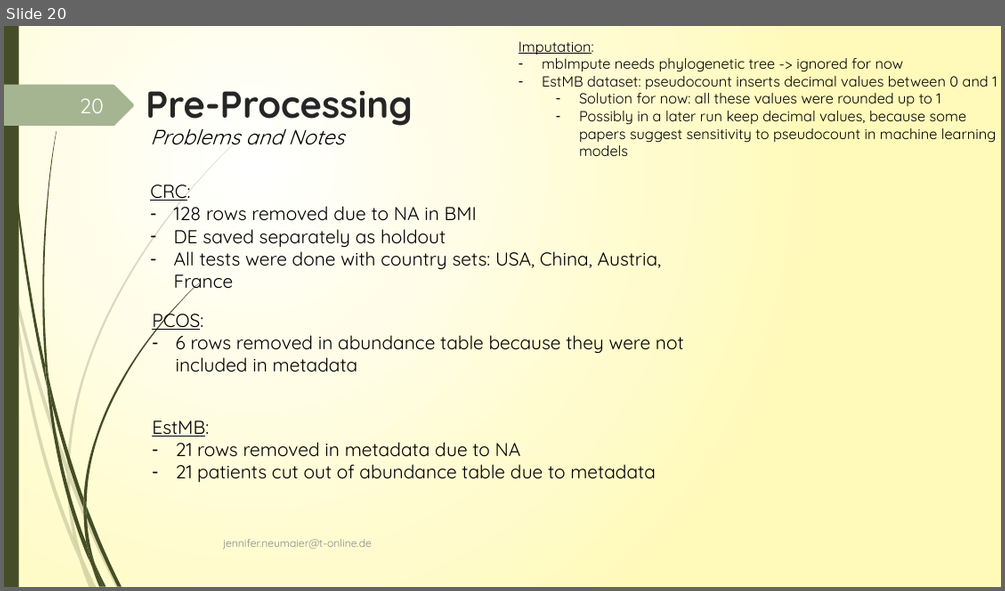
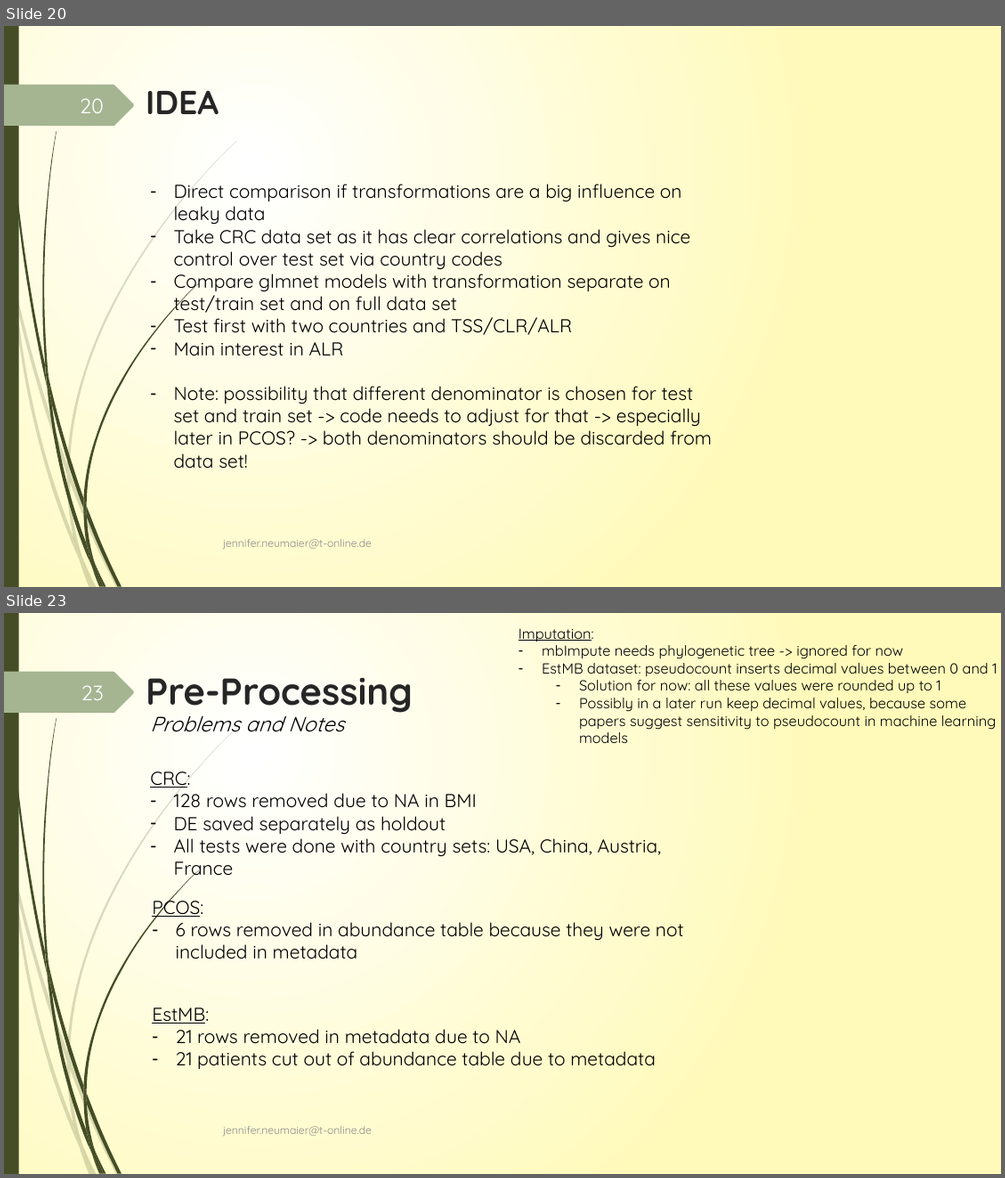
Before and after one commit to JenniferNeumaier/ml_coda, a slide deck: doc/Project_structure_notes.pptx. Shown one above the other, each under a label of ours: slide 20 before the commit, slides 20 and 23 after it; the slides between them are not shown. The pictures are 1005x591 and 1005x1178 pixels, drawn with LibreOffice and Linux fonts; fonts in the diff are those of the drawing. Boxes give left, top, right and bottom in pixels: in the first picture for what was removed or moved away, otherwise in the second. Text is boxed around its words. In the diff, an @@ line names an element or a change of style, - is before the commit and + after.

Commit message:
compared leaky and nonleaky preprocessing

```diff
--- a/doc/Project_structure_notes.pptx
+++ b/doc/Project_structure_notes.pptx
@@ slide 20 added at bbox=[4, 26, 1001, 587], background gradient #FFFFFF to #FFFABB; not listed: 24 template elements that a slide beside it also shows @@
@@ page number added at bbox=[80, 98, 104, 113], 20 pt, text #FEFFFF @@
+20
@@ title added at bbox=[146, 90, 218, 114], 32 pt, text #262626, bold @@
+IDEA
@@ text added at bbox=[174, 180, 712, 468], 18 pt, text #000000 @@
+– Direct comparison if transformations are a big influence on leaky data
+– Take CRC data set as it has clear correlations and gives nice control over test set via country codes
+– Compare glmnet models with transformation separate on test/train set and on full data set
+– Test first with two countries and TSS/CLR/ALR
+– Main interest in ALR
+– Note: possibility that different denominator is chosen for test set and train set -> code needs to adjust for that -> especially later in PCOS? -> both denominators should be discarded from data set!
@@ text added at bbox=[223, 539, 372, 548], 10.5 pt, text #8C8C8C @@
+jennifer.neumaier@t-online.de
@@ what was slide 20 is now slide 23 @@
@@ page number at bbox=[81, 685, 104, 700]: text changed @@
-20
+23
```
Also in this commit, not shown: 16 slides changed, 2 other slides added, 30 other files.
